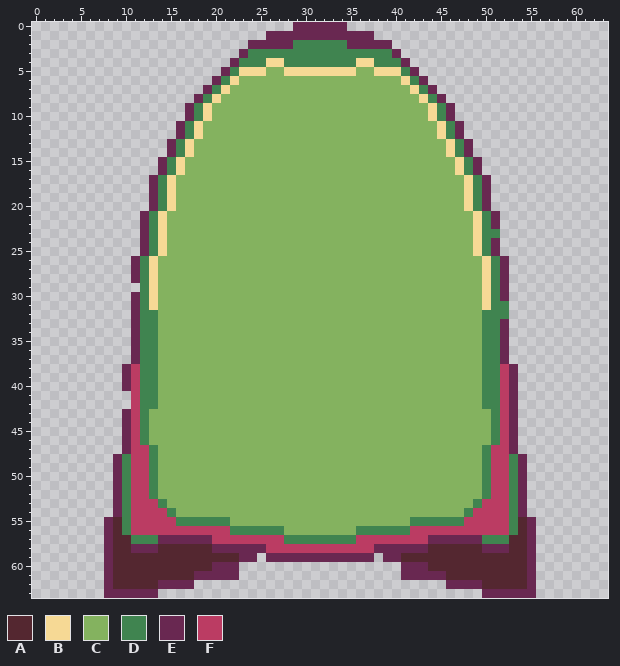
Two states of a pixel-art sprite, Assets/Pieces/scenary_piece.png. This is how it looked before the edit.
The file is 64x64 pixels.
Palette (. is transparent): A #542730  B #f6d995  C #84b25f  D #408450  E #692851  F #bb3c63
Pixels before, first column x 8:
 0 .....................EEEEEE.....................
 1 ..................EEEEEEEEEEEE..................
 2 ................EEEEEDDDDDDEEEEE................
 3 ...............EDDDDDDDDDDDDDDDDE...............
 4 ..............EDDDBBDDDDDDDDBBDDDE..............
 5 .............EDBBBCCBBBBBBBBCCBBBDE.............
 6 ............EDBCCCCCCCCCCCCCCCCCCBDE............
 7 ...........EDBCCCCCCCCCCCCCCCCCCCCBDE...........
 8 ..........EDBCCCCCCCCCCCCCCCCCCCCCCBDE..........
 9 .........EDBCCCCCCCCCCCCCCCCCCCCCCCCBDE.........
10 .........EDBCCCCCCCCCCCCCCCCCCCCCCCCBDE.........
11 ........EDBCCCCCCCCCCCCCCCCCCCCCCCCCCBDE........
12 ........EDBCCCCCCCCCCCCCCCCCCCCCCCCCCBDE........
13 .......EDBCCCCCCCCCCCCCCCCCCCCCCCCCCCCBDE.......
14 .......EDBCCCCCCCCCCCCCCCCCCCCCCCCCCCCBDE.......
15 ......EDBCCCCCCCCCCCCCCCCCCCCCCCCCCCCCCBDE......
16 ......EDBCCCCCCCCCCCCCCCCCCCCCCCCCCCCCCBDE......
17 .....EDBCCCCCCCCCCCCCCCCCCCCCCCCCCCCCCCCBDE.....
18 .....EDBCCCCCCCCCCCCCCCCCCCCCCCCCCCCCCCCBDE.....
19 .....EDBCCCCCCCCCCCCCCCCCCCCCCCCCCCCCCCCBDE.....
20 .....EDBCCCCCCCCCCCCCCCCCCCCCCCCCCCCCCCCBDE.....
21 ....EDBCCCCCCCCCCCCCCCCCCCCCCCCCCCCCCCCCCBDE....
22 ....EDBCCCCCCCCCCCCCCCCCCCCCCCCCCCCCCCCCCBDE....
23 ....EDBCCCCCCCCCCCCCCCCCCCCCCCCCCCCCCCCCCBDD....
24 ....EDBCCCCCCCCCCCCCCCCCCCCCCCCCCCCCCCCCCBDE....
25 ....EDBCCCCCCCCCCCCCCCCCCCCCCCCCCCCCCCCCCBDE....
26 ...EDBCCCCCCCCCCCCCCCCCCCCCCCCCCCCCCCCCCCCBDE...
27 ...EDBCCCCCCCCCCCCCCCCCCCCCCCCCCCCCCCCCCCCBDE...
28 ...EDBCCCCCCCCCCCCCCCCCCCCCCCCCCCCCCCCCCCCBDE...
29 ....DBCCCCCCCCCCCCCCCCCCCCCCCCCCCCCCCCCCCCBDE...
30 ...EDBCCCCCCCCCCCCCCCCCCCCCCCCCCCCCCCCCCCCBDE...
31 ...EDBCCCCCCCCCCCCCCCCCCCCCCCCCCCCCCCCCCCCBDD...
32 ...EDDCCCCCCCCCCCCCCCCCCCCCCCCCCCCCCCCCCCCDDD...
33 ...EDDCCCCCCCCCCCCCCCCCCCCCCCCCCCCCCCCCCCCDDE...
34 ...EDDCCCCCCCCCCCCCCCCCCCCCCCCCCCCCCCCCCCCDDE...
35 ...EDDCCCCCCCCCCCCCCCCCCCCCCCCCCCCCCCCCCCCDDE...
36 ...EDDCCCCCCCCCCCCCCCCCCCCCCCCCCCCCCCCCCCCDDE...
37 ...EDDCCCCCCCCCCCCCCCCCCCCCCCCCCCCCCCCCCCCDDE...
38 ..EFDDCCCCCCCCCCCCCCCCCCCCCCCCCCCCCCCCCCCCDDFE..
39 ..EFDDCCCCCCCCCCCCCCCCCCCCCCCCCCCCCCCCCCCCDDFE..
40 ..EFDDCCCCCCCCCCCCCCCCCCCCCCCCCCCCCCCCCCCCDDFE..
41 ...FDDCCCCCCCCCCCCCCCCCCCCCCCCCCCCCCCCCCCCDDFE..
42 ...FDDCCCCCCCCCCCCCCCCCCCCCCCCCCCCCCCCCCCCDDFE..
43 ..EFDCCCCCCCCCCCCCCCCCCCCCCCCCCCCCCCCCCCCCCDFE..
44 ..EFDCCCCCCCCCCCCCCCCCCCCCCCCCCCCCCCCCCCCCCDFE..
45 ..EFDCCCCCCCCCCCCCCCCCCCCCCCCCCCCCCCCCCCCCCDFE..
46 ..EFDCCCCCCCCCCCCCCCCCCCCCCCCCCCCCCCCCCCCCCDFE..
47 ..EFFDCCCCCCCCCCCCCCCCCCCCCCCCCCCCCCCCCCCCDFFE..
48 .EDFFDCCCCCCCCCCCCCCCCCCCCCCCCCCCCCCCCCCCCDFFDE.
49 .EDFFDCCCCCCCCCCCCCCCCCCCCCCCCCCCCCCCCCCCCDFFDE.
50 .EDFFDCCCCCCCCCCCCCCCCCCCCCCCCCCCCCCCCCCCCDFFDE.
51 .EDFFDCCCCCCCCCCCCCCCCCCCCCCCCCCCCCCCCCCCCDFFDE.
52 .EDFFDCCCCCCCCCCCCCCCCCCCCCCCCCCCCCCCCCCCCDFFDE.
53 .EDFFFDCCCCCCCCCCCCCCCCCCCCCCCCCCCCCCCCCCDFFFDE.
54 .EDFFFFDCCCCCCCCCCCCCCCCCCCCCCCCCCCCCCCCDFFFFDE.
55 EADFFFFFDDDDDDCCCCCCCCCCCCCCCCCCCCDDDDDDFFFFFDAE
56 EADFFFFFFFFFFFDDDDDDCCCCCCCCDDDDDDFFFFFFFFFFFDAE
57 EAADDDEEEEEEFFFFFFFFDDDDDDDDFFFFFFFFEEEEEEDDDAAE
58 EAAEEEAAAAAAEEEEEEFFFFFFFFFFFFEEEEEEAAAAAAEEEAAE
59 EAAAAAAAAAAAAAAEE.EEEEEEEEEEEE.EEAAAAAAAAAAAAAAE
60 EAAAAAAAAAAAEEE..................EEEAAAAAAAAAAAE
61 EAAAAAAAAAEEEEE..................EEEEEAAAAAAAAAE
62 EAAAAAEEEE............................EEEEAAAAAE
63 EEEEEE....................................EEEEEE
Now the later version:
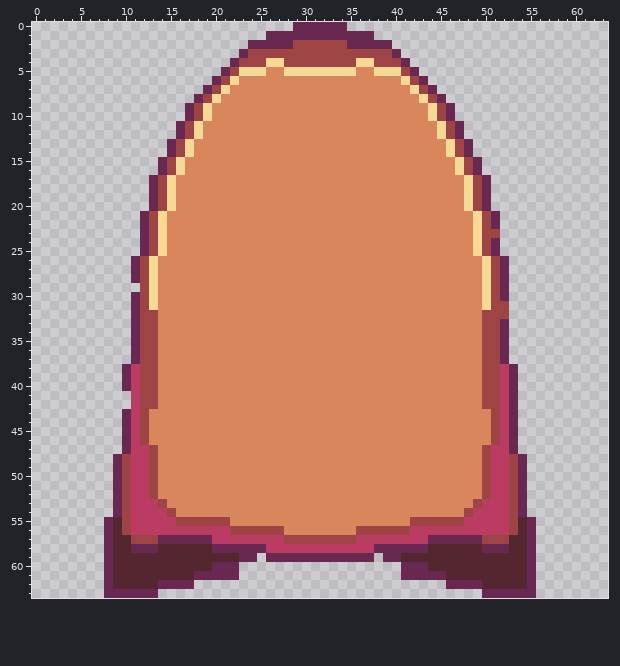
Difference:
colour C: #84b25f -> #d9865d
colour D: #408450 -> #9f4444
Boxes around the changes in both pictures, in picture pixels (x1, y1, x2, y2):
changed: (122, 40, 518, 544)
